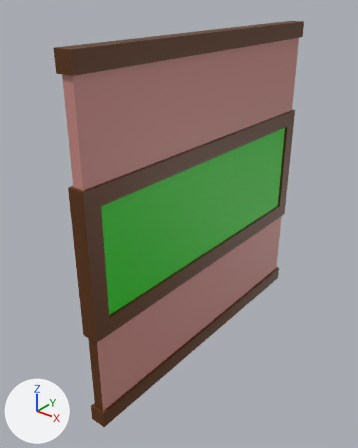
One commit to the Blender file Assets/Visual Elements/Models/Walls/Classic Window 3.blend: the scene before it, then after it.
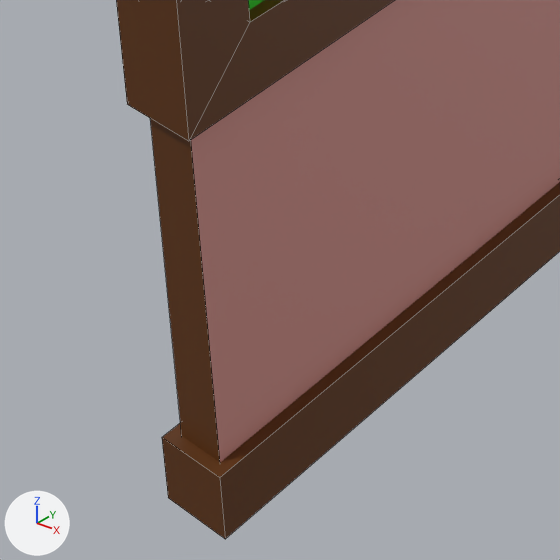
Each version is shown whole from a camera (50 mm lens) standing at (2.48, -5.01, 3.37) and looking at (-0.15, -1.72, 1.33), then close up on the part from 16% to 49% of the width and 70% to 96% of the height. Arrows for +X, +Y and +Z are at lower left; the lights stay in place. The older version's two pictures come first. The close-ups show mesh edges as thin lines.

Objects in the first close-up: 'Window'.
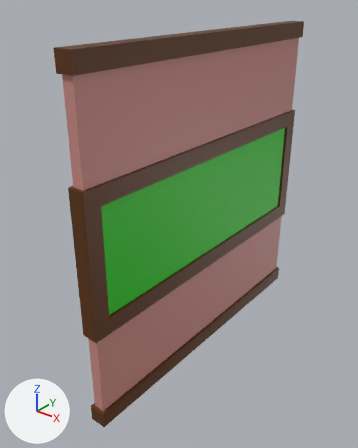
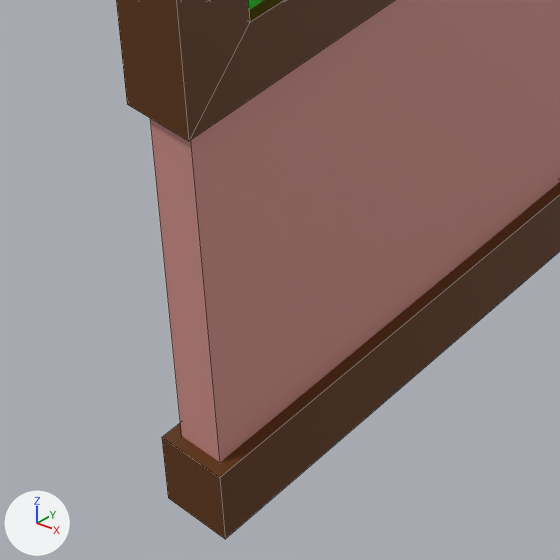
The edits, one by one:
Material 'Wall2' (mat_wall2) is new.
Its base color is (0.597, 0.262, 0.236) (pink #cb8c85).
me_window has 52 vertices, 41 faces and spans x -0.08..0.08, y -0.03..3.03, z -0.03..3.03.
me_window is used by ob_window; location (0.0, 0.0, 0.0); rotation (1.571, 0.0, 0.0), in degrees (90, 0, 0).
me_window part 1: the 1 face centred in x 0.0, y 0.5, z 3.0 switches from mat_trim (brown #5d3000) to mat_wall2 (pink #cb8c85).
me_window gains material mat_wall2 (pink #cb8c85).

What differs and where, as boxes (x1, y1, x2, y2) in the close-ups (560 x 560 px):
part 1 of me_window, recoloured (lighter): (150, 118, 220, 462) in both
